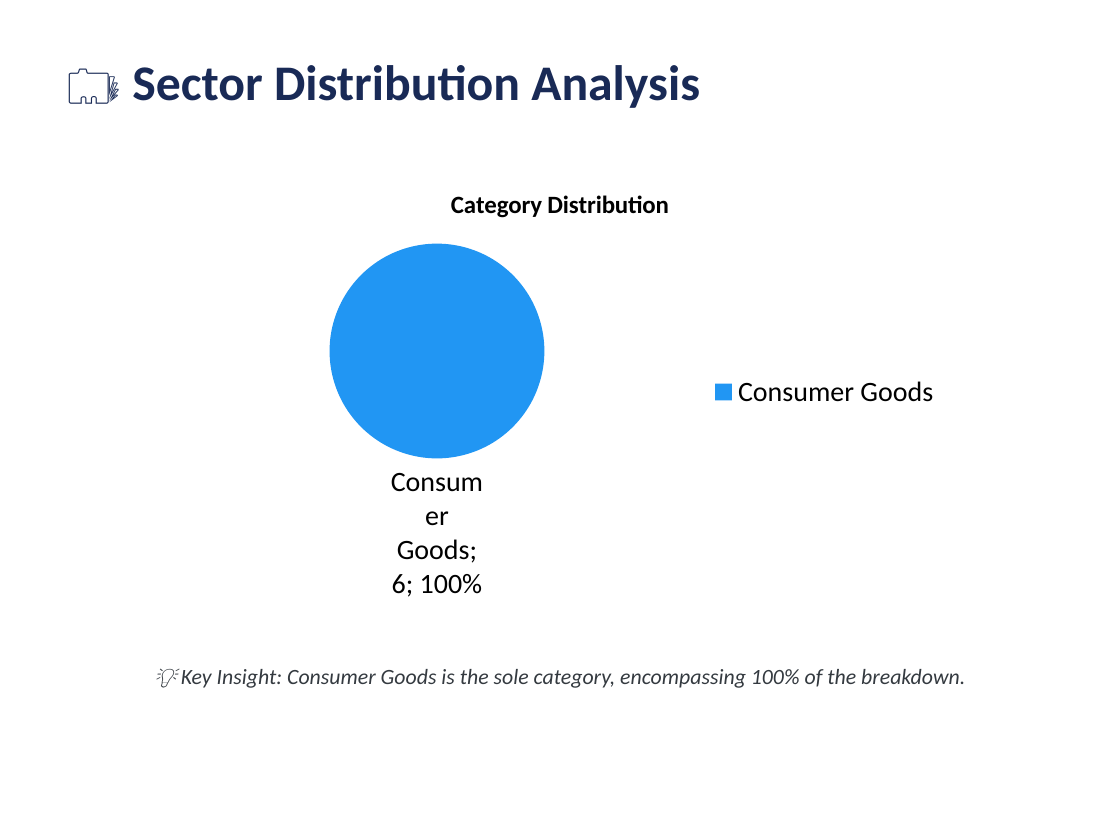
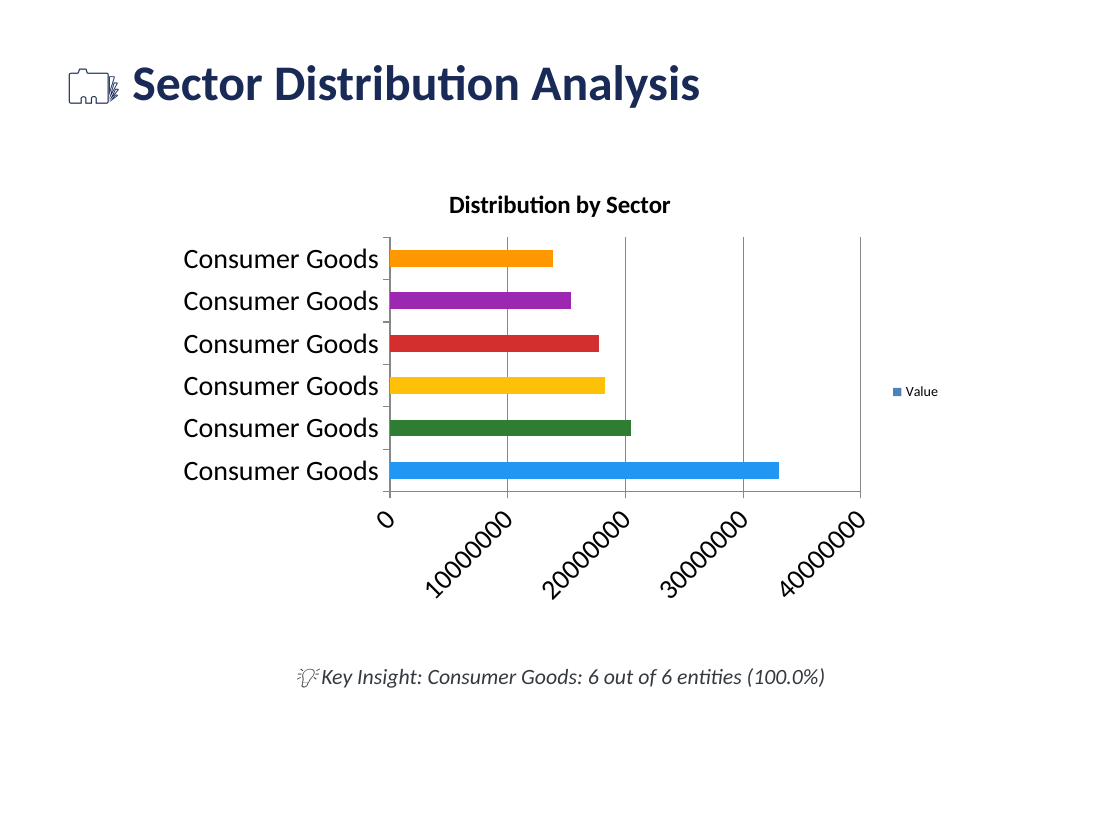
Before and after one commit to gaurav13407/FINEDECK-Excel-to-PPT-, a slide deck: slide 5 of examples/professional_demo/Financials_AI_PRO_Tier.pptx. Drawn at 1120x840 pixels with LibreOffice and Linux fonts; fonts in the diff are those of the drawing. Boxes give left, top, right and bottom in pixels: in the first picture for what was removed or moved away, otherwise in the second. Text is boxed around its words. In the diff, an @@ line names an element or a change of style, - is before the commit and + after.

```diff
--- a/examples/professional_demo/Financials_AI_PRO_Tier.pptx
+++ b/examples/professional_demo/Financials_AI_PRO_Tier.pptx
@@ pie chart at box(168, 168, 952, 616) @@
@@ pie chart to bar chart @@
@@ title "Category Distribution" to "Distribution by Sector" @@
-categories: Consumer Goods
+categories: Consumer Goods, Consumer Goods, Consumer Goods, Consumer Goods, Consumer Goods, Consumer Goods
-Series 1: 6
+Value: 33000000, 21000000, 18000000, 18000000, 15000000, 14000000
@@ data labels of Value removed @@
@@ legend changed @@
@@ category axis changed @@
@@ value axis changed @@
@@ text at box(321, 668, 825, 688): text changed @@
-💡 Key Insight: Consumer Goods is the sole category, encompassing 100% of the breakdown.
+💡 Key Insight: Consumer Goods: 6 out of 6 entities (100.0%)
```
Also in this commit, not shown: 3 other slides changed, 29 other files.
